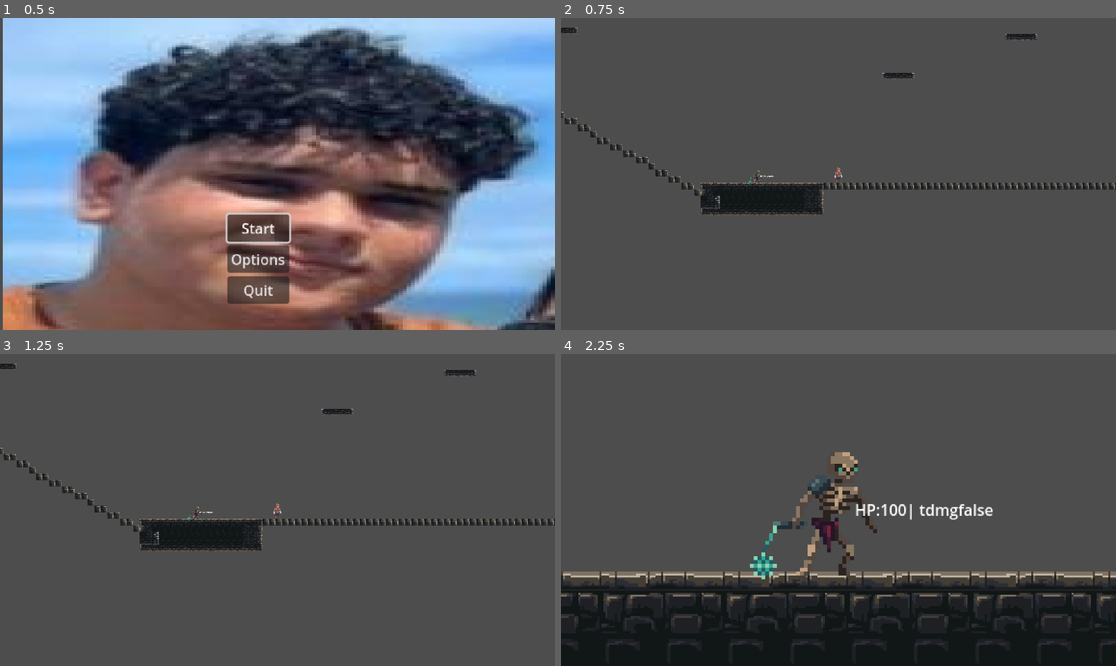
Above: before the commit, frames 1-4 (two rows, left to right).
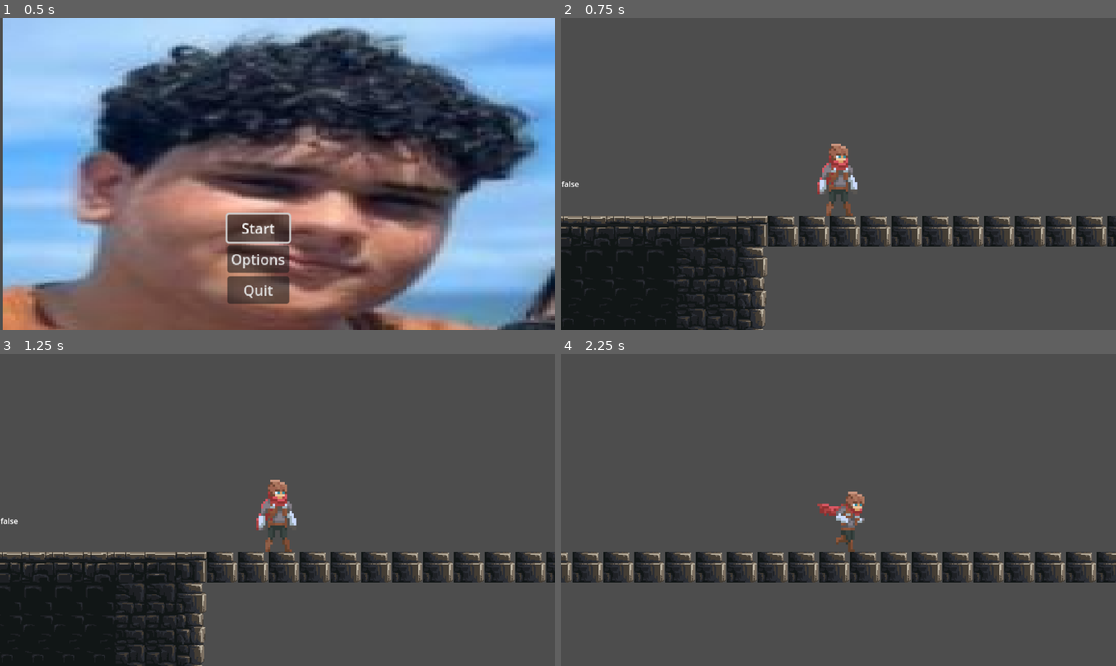
Above: after the commit, the same moments.

Repository: WerG0D/Tales-of-Sophie-build
Game: Godot game, scene res://scenes/misc/menu.tscn
The game is run twice, just before and just after one commit, with the same random seed, the same clock (stepped at 60 frames per second) and the same inputs. Before the commit the project starts from res://menu.tscn.
Inputs (mouse positions are in pixels of both pictures, inside the frame that each line leads up to):
- Up to frame 1 (0.5 s): no input
- Up to frame 2 (0.75 s): click "Start" at 0.5 s
- Up to frame 3 (1.25 s): no input
- Up to frame 4 (2.25 s): move the mouse to (827, 485) at 1.27 s; hold D (move_right) from 1.28 s (still down); tap Z (attack) at 1.35 s; tap Space (jump) at 1.52, 1.82 s; tap E (e) at 1.55, 2.1 s; move the mouse to (927, 516) at 2.02 s

Frame 1 is identical in both runs. In frame 2, 23% of the frame differs, in the area x 0-100%, y 3-100%; in frame 3, 23%; in frame 4, 37%, in the area x 0-100%, y 31-100%.

Commit message:
Sistema de combate WIP implementado. Método de causar dano add aos inimigos e método de levar dano e morrer adicionado ao player

Diff:
--- a/project.godot
+++ b/project.godot
@@ -12,7 +12,7 @@
 
 config/name="TosGodot"
 config/version="0.1"
-run/main_scene="res://menu.tscn"
+run/main_scene="res://scenes/misc/menu.tscn"
 config/features=PackedStringArray("4.2", "Mobile")
 config/icon="res://icon.svg"
 
--- a/scenes/entity/player.tscn
+++ b/scenes/entity/player.tscn
@@ -18,6 +18,16 @@
 [ext_resource type="Texture2D" uid="uid://b43sxfk45o5fu" path="res://graphs/png/Player/Adventurer/Individual Sprites/adventurer-attack3-03.png" id="16_76tib"]
 [ext_resource type="Texture2D" uid="uid://ctwo4bbr5nawe" path="res://graphs/png/Player/Adventurer/Individual Sprites/adventurer-attack3-04.png" id="17_i0462"]
 [ext_resource type="Texture2D" uid="uid://vge5fhy2e3i3" path="res://graphs/png/Player/Adventurer/Individual Sprites/adventurer-attack3-05.png" id="18_bwhqj"]
+[ext_resource type="Texture2D" uid="uid://ddo2mwrxm1w00" path="res://graphs/png/Player/Adventurer/Individual Sprites/adventurer-die-00.png" id="19_m3w1k"]
+[ext_resource type="Texture2D" uid="uid://bap0tpew28v1c" path="res://graphs/png/Player/Adventurer/Individual Sprites/adventurer-die-01.png" id="20_bpmyk"]
+[ext_resource type="Texture2D" uid="uid://cv2pivjy5cy07" path="res://graphs/png/Player/Adventurer/Individual Sprites/adventurer-die-02.png" id="21_slkk3"]
+[ext_resource type="Texture2D" uid="uid://bxphff7sitc0g" path="res://graphs/png/Player/Adventurer/Individual Sprites/adventurer-die-03.png" id="22_wc712"]
+[ext_resource type="Texture2D" uid="uid://cl2178qpqj2wv" path="res://graphs/png/Player/Adventurer/Individual Sprites/adventurer-die-04.png" id="23_tn70n"]
+[ext_resource type="Texture2D" uid="uid://cw40xwlcuu2wy" path="res://graphs/png/Player/Adventurer/Individual Sprites/adventurer-die-05.png" id="24_120d8"]
+[ext_resource type="Texture2D" uid="uid://0egu0s5mo3m2" path="res://graphs/png/Player/Adventurer/Individual Sprites/adventurer-die-06.png" id="25_37mfu"]
+[ext_resource type="Texture2D" uid="uid://c6g4xuih733ap" path="res://graphs/png/Player/Adventurer/Individual Sprites/adventurer-hurt-00.png" id="28_wuhf1"]
+[ext_resource type="Texture2D" uid="uid://cm4umxkci08e8" path="res://graphs/png/Player/Adventurer/Individual Sprites/adventurer-hurt-01.png" id="29_chtye"]
+[ext_resource type="Texture2D" uid="uid://cgc2mpcx8ufy6" path="res://graphs/png/Player/Adventurer/Individual Sprites/adventurer-hurt-02.png" id="30_wdb6c"]
 [ext_resource type="Script" path="res://scripts/components/HurtboxComponent.gd" id="35_u515o"]
 [ext_resource type="Script" path="res://scripts/components/HealthComponent.gd" id="37_hplil"]
 [ext_resource type="Script" path="res://scripts/components/AttackComponent.gd" id="38_a7jxw"]
@@ -99,6 +109,32 @@
 }, {
 "frames": [{
 "duration": 1.0,
+"texture": ExtResource("19_m3w1k")
+}, {
+"duration": 1.0,
+"texture": ExtResource("20_bpmyk")
+}, {
+"duration": 1.0,
+"texture": ExtResource("21_slkk3")
+}, {
+"duration": 1.0,
+"texture": ExtResource("22_wc712")
+}, {
+"duration": 1.0,
+"texture": ExtResource("23_tn70n")
+}, {
+"duration": 1.0,
+"texture": ExtResource("24_120d8")
+}, {
+"duration": 1.0,
+"texture": ExtResource("25_37mfu")
+}],
+"loop": false,
+"name": &"die",
+"speed": 11.0
+}, {
+"frames": [{
+"duration": 1.0,
 "texture": ExtResource("42_5iw2t")
 }, {
 "duration": 1.0,
@@ -107,6 +143,20 @@
 "loop": true,
 "name": &"fall",
 "speed": 8.0
+}, {
+"frames": [{
+"duration": 1.0,
+"texture": ExtResource("28_wuhf1")
+}, {
+"duration": 1.0,
+"texture": ExtResource("29_chtye")
+}, {
+"duration": 1.0,
+"texture": ExtResource("30_wdb6c")
+}],
+"loop": false,
+"name": &"hurt",
+"speed": 5.0
 }, {
 "frames": [{
 "duration": 1.0,
@@ -322,6 +372,12 @@
 scale = Vector2(20.915, 10)
 shape = SubResource("CapsuleShape2D_slk7t")
 
+[node name="AnimationPlayer" type="AnimationPlayer" parent="AnimatedSprite2D"]
+root_node = NodePath("../..")
+libraries = {
+"": SubResource("AnimationLibrary_g5p4h")
+}
+
 [node name="CollisionShape2D2" type="CollisionShape2D" parent="."]
 visible = false
 position = Vector2(0.436525, 14.0352)
@@ -334,7 +390,6 @@
 shape = SubResource("CapsuleShape2D_slk7t")
 
 [node name="Camera2D" type="Camera2D" parent="."]
-zoom = Vector2(0.21, 0.21)
 
 [node name="RichTextLabel" type="RichTextLabel" parent="."]
 anchors_preset = 8
@@ -354,13 +409,9 @@
 tab_size = 1
 script = ExtResource("78_3wrjh")
 
-[node name="AnimationPlayer" type="AnimationPlayer" parent="."]
-libraries = {
-"": SubResource("AnimationLibrary_g5p4h")
-}
-
 [node name="HealthComponent" type="Node2D" parent="."]
 script = ExtResource("37_hplil")
+MAX_HEALTH = 100
 
 [node name="AttackComponent" type="Node2D" parent="."]
 script = ExtResource("38_a7jxw")
--- a/scenes/entity/skeleton.tscn
+++ b/scenes/entity/skeleton.tscn
@@ -130,11 +130,10 @@
 shape = SubResource("CapsuleShape2D_up7ql")
 
 [node name="HitboxComponent" type="Area2D" parent="Sprite2D"]
-visible = false
 script = ExtResource("4_xnfj1")
 
 [node name="CollisionShape2D" type="CollisionShape2D" parent="Sprite2D/HitboxComponent"]
-position = Vector2(13.25, 0)
+position = Vector2(21, -2)
 scale = Vector2(0.25, 0.25)
 shape = SubResource("RectangleShape2D_bkw4v")
 disabled = true
@@ -154,12 +153,14 @@
 autowrap_mode = 0
 script = ExtResource("3_3bwqj")
 
-[node name="HealthComponent" parent="." instance=ExtResource("5_acdkq")]
+[node name="HealthComponent" parent="." node_paths=PackedStringArray("SpriteAnimPlayer") instance=ExtResource("5_acdkq")]
 MAX_HEALTH = 100
-health = 100
+SpriteAnimPlayer = NodePath("../Sprite2D/AnimationPlayer")
 
 [node name="AttackComponent" type="Node2D" parent="."]
 script = ExtResource("7_hw3bw")
+attack_damage = 50
 
+[connection signal="animation_finished" from="Sprite2D/AnimationPlayer" to="." method="_on_animation_player_animation_finished"]
 [connection signal="area_entered" from="Sprite2D/HurtBox" to="." method="_on_hurt_box_area_entered"]
 [connection signal="area_entered" from="Sprite2D/HitboxComponent" to="." method="_on_hitbox_component_area_entered"]
--- a/menu.tscn
+++ b/scenes/misc/menu.tscn
@@ -1,7 +1,7 @@
 [gd_scene load_steps=3 format=3 uid="uid://cypyxqgymwhpq"]
 
-[ext_resource type="Script" path="res://menu.gd" id="1_scwcn"]
-[ext_resource type="Texture2D" uid="uid://bnn3ik3rgxhii" path="res://graphs/png/Captura de tela 2024-05-18 194530.png" id="2_sy3hl"]
+[ext_resource type="Script" path="res://scripts/misc/menu.gd" id="1_n7wjq"]
+[ext_resource type="Texture2D" uid="uid://bnn3ik3rgxhii" path="res://graphs/png/Captura de tela 2024-05-18 194530.png" id="2_rqvlx"]
 
 [node name="menu" type="Control"]
 layout_mode = 3
@@ -11,14 +11,14 @@
 anchor_bottom = 1.0
 grow_horizontal = 2
 grow_vertical = 2
-script = ExtResource("1_scwcn")
+script = ExtResource("1_n7wjq")
 
 [node name="TextureRect" type="TextureRect" parent="."]
 layout_mode = 0
 offset_left = -570.0
 offset_right = 576.0
 offset_bottom = 650.0
-texture = ExtResource("2_sy3hl")
+texture = ExtResource("2_rqvlx")
 expand_mode = 2
 
 [node name="VBoxContainer" type="VBoxContainer" parent="."]
--- a/scripts/components/AttackComponent.gd
+++ b/scripts/components/AttackComponent.gd
@@ -4,6 +4,7 @@
 @export var attack_damage: int
 @export var knockback_force: float
 @export var stun_time: float
-
+@export var is_attacking: bool
 func deal_damage(healthcomp: HealthComponent):
+	is_attacking = true
 	healthcomp.health -= attack_damage
--- a/scripts/components/HealthComponent.gd
+++ b/scripts/components/HealthComponent.gd
@@ -3,10 +3,21 @@
 
 @export var MAX_HEALTH: int
 @export var health: int
+@export var is_taking_damage: bool
+@export var is_dead: bool
+@export var SpriteAnimPlayer: AnimationPlayer
+@export var AnimatedSprite: AnimatedSprite2D
 
 func _ready():
 	health = MAX_HEALTH
+	is_dead = false
+	is_taking_damage = false
+
 func health_reduce(attackcomp: AttackComponent):
 	health -= attackcomp.attack_damage
-	if health <= 0:
-		get_parent().queue_free()
+	is_taking_damage = true
+	if health > 0:
+		is_dead = false
+	else:
+		is_taking_damage = false
+		is_dead = true
--- a/scripts/entities/player.gd
+++ b/scripts/entities/player.gd
@@ -38,14 +38,15 @@
 	hook()
 	if isdebug:
 		$RichTextLabel.set_text(str(
-		"velocity: ", velocity,"
-		\n Current chain len: ", current_chain_length, "
-		\n Global pos: ", global_position,"
-		\n Hook pos: " , hook_pos,"
-		\n Distance to hook: ", global_position.distance_to(hook_pos),"
-		\n Mouse pos:",  get_global_mouse_position(),"
-		\n Radius: ", radius, "
-		\n IsHooked:" , is_hooked
+		#"velocity: ", velocity,"
+		#\n Current chain len: ", current_chain_length, "
+		#\n Global pos: ", global_position,"
+		#\n Hook pos: " , hook_pos,"
+		#\n Distance to hook: ", global_position.distance_to(hook_pos),"
+		#\n Mouse pos:",  get_global_mouse_position(),"
+		#\n Radius: ", radius, "
+		#\n IsHooked:" , is_hooked
+		"HP: ", healthcomp.health, " isdead: ", healthcomp.is_dead, " tcmg: ", healthcomp.is_taking_damage
 		))#
 	else:
 		$RichTextLabel.set_text("")
@@ -75,9 +76,6 @@
 	if is_hooked:
 		swing(delta)
 		velocity *= 0.98
-
-
-
 func _draw() -> void:
 	var pos = global_position
 	if is_hooked:
@@ -99,11 +97,11 @@
 		$AnimatedSprite2D/HitBox.scale.x = 1
 
 	#only play the jump animation if the jump button was pressed (idk may need to add a hurt animation l8r)
-	if velocity.y < 1 and !is_on_floor() and Input.is_action_just_pressed("jump") and is_attacking == false:
+	if velocity.y < 1 and !is_on_floor() and Input.is_action_just_pressed("jump") and attackcomp.is_attacking == false and !healthcomp.is_taking_damage:
 		$AnimatedSprite2D.play("jump")
-	if velocity.y >= 0 and !is_on_floor() and is_attacking == false:
+	if velocity.y >= 0 and !is_on_floor() and attackcomp.is_attacking == false and !healthcomp.is_taking_damage:
 		$AnimatedSprite2D.play("fall")
-	if (((velocity.x < 10 and velocity.x > -10) and velocity.y == 0) and is_on_floor() and is_attacking == false):
+	if (((velocity.x < 10 and velocity.x > -10) and velocity.y == 0) and is_on_floor() and attackcomp.is_attacking == false and !healthcomp.is_taking_damage):
 		$AnimatedSprite2D.play("idle")
 	if (velocity.x != 0 and is_on_floor()) and (Input.is_action_pressed("move_right") or Input.is_action_pressed("move_left")):
 		#SIM! precisa checar se o botao esta sendo apertado e se ela esta se movendo e NUNCA TIRE OS ()()()!
@@ -111,8 +109,12 @@
 		#adicionar um check se o controle do player esta habilitado (caso aconteca uma cuscene vai estar desabilitado ai Input.is_action_pressed("move_left") vai ser false e nn vai animar lmao)
 		#LEMBRAR DE ADICIONAR UM MULTIPLICADOR DE VELOCIDAAAADEEEEEE (PRO SPRITE) !!!!!!!!!!!!!!!!!!!!!
 		#provavelmente vai ser tipo $animated2dsprite.frame.blablabla(insiralogicaaquilmao)
-		if velocity.x != 0 and is_attacking == false:
+		if velocity.x != 0 and is_attacking == false and !healthcomp.is_taking_damage:
 			$AnimatedSprite2D.play("run")
+	if healthcomp.is_taking_damage:
+		$AnimatedSprite2D.play("hurt")
+	if healthcomp.is_dead:
+		$AnimatedSprite2D.play("die")
 func animatedattackWIP():
 	if Input.is_action_just_pressed("attack"):
 		is_attacking = true
@@ -125,29 +127,19 @@
 func _on_animated_sprite_2d_animation_finished():
 	is_attacking = false
 	$AnimatedSprite2D/HitBox/CollisionShape2D.disabled = true
+	healthcomp.is_taking_damage  = false
+	if healthcomp.is_dead:
+		get_parent().queue_free()
+
 func _on_hit_box_area_entered(area): #Dá dano
 	if area.has_method("take_damage"):
-
-		attackcomp.attack_damage = playerdmg
-		attackcomp.knockback_force = playerknockbackforce
-		attackcomp.stun_time = playerstuntime
 		area.take_damage(attackcomp)
 	else:
 		pass
 
-#func damage():
-	#$Sprite2D/AnimationPlayer.play("hurt")
-	#currenthealth -= attackcomp.attack_damage
-	#if currenthealth <= 0:
-		#currenthealth = 0
-		#dead = true
-		#$Sprite2D/AnimationPlayer.play("die")
-		#taking_damage = false
 func _on_hurt_box_component_area_entered(area): #Recebe dano
 	if area.has_method("deal_damage"):
-		healthcomp.MAX_HEALTH = playermaxhealth
-		healthcomp.health = playercurrenthealth
-		area.take_damage() # Replace with function body.
+		area.deal_damage(healthcomp) # Replace with function body.
 func hook():
 	$RayCast2D.rotation =  get_angle_to(get_global_mouse_position())
 	if Input.is_action_just_pressed("LClick") and not(is_hooked):
@@ -189,7 +181,3 @@
 	#if body.has_method("player"):
 		#player = body
 	pass
-
-
-func _on_ray_cast_2d_draw():
-	pass # Replace with function body.
--- a/scripts/entities/skeleton.gd
+++ b/scripts/entities/skeleton.gd
@@ -3,9 +3,6 @@
 
 const SPEED = 300.0
 const JUMP_VELOCITY = -400.0
-@export var dead: bool = false
-@export var taking_damage = false
-@export var is_attacking: bool = false
 var is_roaming: bool = true
 var skeletondmg = 50
 var skeletonstuntime = 0.5
@@ -23,57 +20,43 @@
 
 func _physics_process(delta):
 
-	if !taking_damage and !dead and !is_attacking:
-		$Sprite2D/AnimationPlayer.play("idle")
-
-	$RichTextLabel.set_text(str("HP:",$HealthComponent.health, "| tdmg", taking_damage))
+	$RichTextLabel.set_text(str("HP:",$HealthComponent.health, "| tdmg:", healthcomp.is_taking_damage, "| dead:", healthcomp.is_dead))
 	# Add the gravity.
 	if not is_on_floor():
 		velocity.y += gravity * delta
 
 
 	move_and_slide()
+	animateWIP()
 
-func animatedattackWIP():
+
+
+func animateWIP():
+	if !healthcomp.is_taking_damage and !healthcomp.is_dead and !attackcomp.is_attacking and !is_roaming:
+		$Sprite2D/AnimationPlayer.play("idle")
+	if healthcomp.is_taking_damage and !healthcomp.is_dead:
+		$Sprite2D/AnimationPlayer.play("hurt")
+	if healthcomp.is_dead:
+		$Sprite2D/AnimationPlayer.play("die")
 	if is_roaming: #Implementar lógica de ataque inimigo
-		is_attacking = true
-		if is_attacking == true:
+		attackcomp.is_attacking = true
+		if attackcomp.is_attacking == true:
 			$Sprite2D/AnimationPlayer.play("attack")
 			$Sprite2D/HitboxComponent/CollisionShape2D.disabled = false
 
 
-
-func damage():
-	$Sprite2D/AnimationPlayer.play("hurt")
-	#HealthComp.MAX_HEALTH = maxhealth
-	#HealthComp.health = currenthealth
-	#HealthComp.damage()
-	if  $HealthComponent.health<= 0:
-		$HealthComponent.health = 0
-		dead = true
-		$Sprite2D/AnimationPlayer.play("die")
-		taking_damage = false
-
-#func damage():
-	#$Sprite2D/AnimationPlayer.play("hurt")
-	#currenthealth -= attackcomp.attack_damage
-	#if currenthealth <= 0:
-		#currenthealth = 0
-		#dead = true
-		#$Sprite2D/AnimationPlayer.play("die")
-		#taking_damage = false
-
-
-func _on_hurt_box_area_entered(area):
+func _on_hurt_box_area_entered(area): # Levar dano
 	if area.has_method("deal_damage"):
 		area.deal_damage()
 
 
+func _on_hitbox_component_area_entered(area): #Realizar dano
+	if area.has_method("take_damage"):
+		area.take_damage(attackcomp) # Replace with function body.
 
-func _on_hitbox_component_area_entered(area):
-	if area.has_method("take_damage"):
 
-		attackcomp.attack_damage = skeletondmg
-		attackcomp.knockback_force = skeletonknockbackforce
-		attackcomp.stun_time = skeletonstuntime
-		area.deal_damage(attackcomp) # Replace with function body.
+func _on_animation_player_animation_finished(anim_name):
+	if anim_name == "hurt":
+		healthcomp.is_taking_damage  = false
+	if anim_name == "die":
+		queue_free()
Binary file removed: hubimages/BottomDock.png
Not shown, removed: hubimages/BottomDock.png.import
Binary file removed: hubimages/BottomDock2.png
Not shown, removed: hubimages/BottomDock2.png.import
Binary file removed: hubimages/DockedDefault.png
Not shown, removed: hubimages/DockedDefault.png.import
Binary file removed: hubimages/DockedDefault2.png
Not shown, removed: hubimages/DockedDefault2.png.import
Binary file removed: hubimages/FloatingWindow.png
Not shown, removed: hubimages/FloatingWindow.png.import
Binary file removed: hubimages/Tool.png
Not shown, removed: hubimages/Tool.png.import
(and 2 more such lines)
